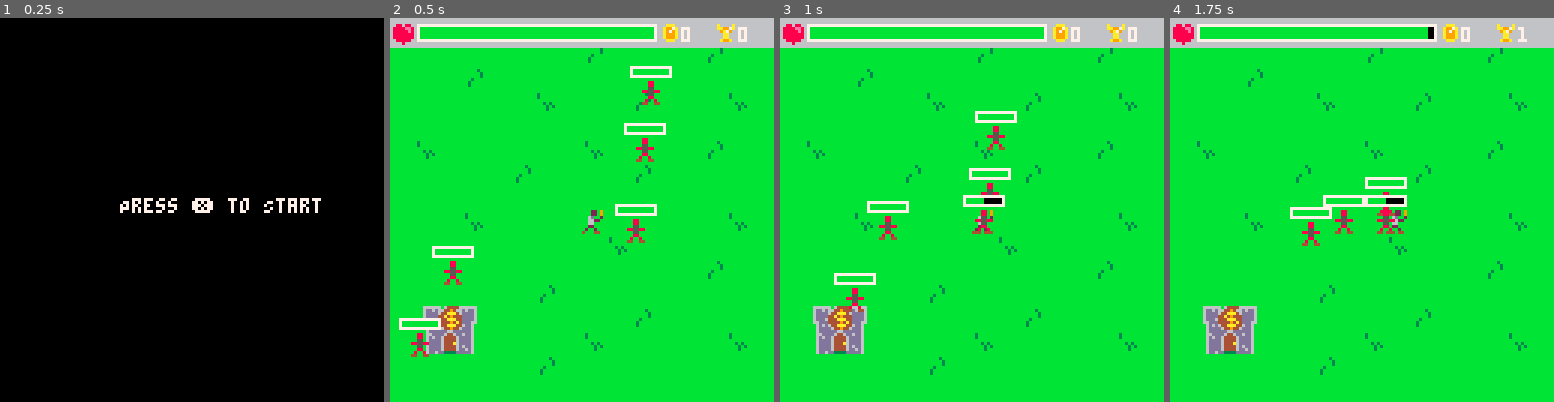
Above: before the commit, frames 1-4 (left to right).
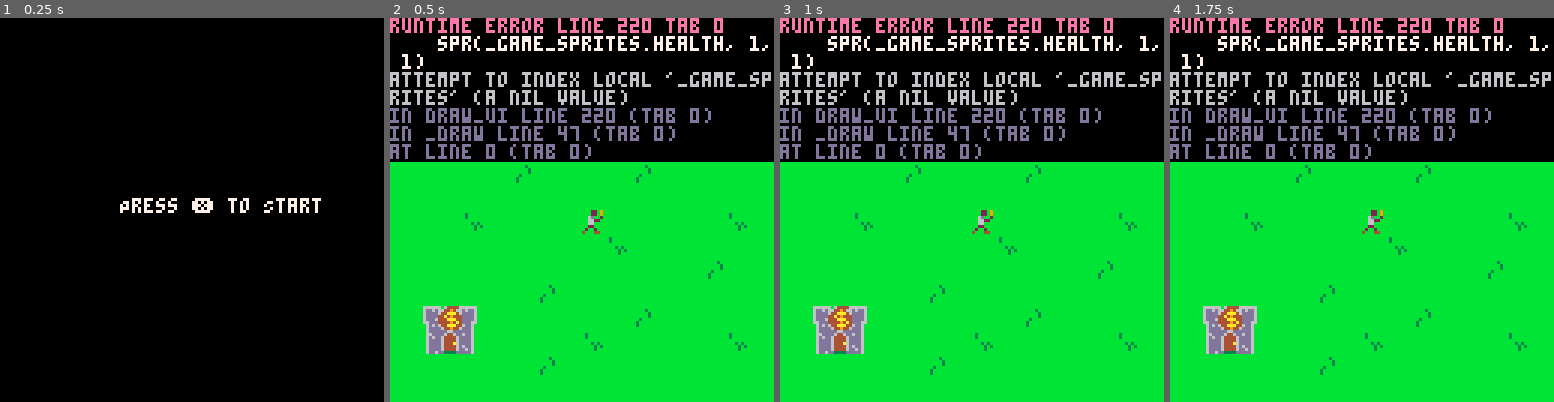
Above: after the commit, the same moments.

Repository: PancakedRivet/last-minute-hero
Game: PICO-8 cartridge last-minute-hero.p8
The game is run twice, just before and just after one commit, with the same random seed, the same clock (stepped at 60 frames per second) and the same inputs.
Inputs:
- Up to frame 1 (0.25 s): no input
- Up to frame 2 (0.5 s): tap X (X key) at 0.33 s
- Up to frame 3 (1 s): no input
- Up to frame 4 (1.75 s): tap X (X key) at 1.07 s; hold Right from 1.6 s (still down)

Frame 1 is identical in both runs. In frame 2, 38% of the frame differs, in the area x 0-100%, y 0-89%; in frame 3, 39%; in frame 4, 39%, in the area x 0-100%, y 0-60%.
Error after the commit: runtime error line 220 tab 0; spr(_game_sprites.health, 1, 1); attempt to index local '_game_sprites' (a nil value)

Commit message:
Formatting

Diff:
--- a/main.lua
+++ b/main.lua
@@ -1,57 +1,57 @@
 function _init()
- -- Initialization code here
- game_state = game_states.new_game
- game_duration_max_secs = 60
- game_tick = 0
- game_fps = 30
- max_enemies = 5
- enemies = {}
- coins = {}
+    -- Initialization code here
+    game_state = game_states.new_game
+    game_duration_max_secs = 60
+    game_tick = 0
+    game_fps = 30
+    max_enemies = 5
+    enemies = {}
+    coins = {}
 end
 
 function _update()
- -- Update logic here
- if game_state == game_states.new_game or game_state == game_states.game_over then
-    if btnp(❎) then
-        new_game()
+    -- Update logic here
+    if game_state == game_states.new_game or game_state == game_states.game_over then
+        if btnp(❎) then
+            new_game()
+        end
     end
- end
- if game_state == game_states.playing then
-    game_tick += 1
-    if game_tick % game_fps == 0 then
-        player.score += 1
-        timer_health_tick(player, game_duration_max_secs)
+    if game_state == game_states.playing then
+        game_tick += 1
+        if game_tick % game_fps == 0 then
+            player.score += 1
+            timer_health_tick(player, game_duration_max_secs)
+        end
+        if player.health <= 0 then
+            game_state = game_states.game_over
+        end
+        update_position(player)
+        update_enemies()
+        update_attack(player)
     end
-    if player.health <= 0 then
-       game_state = game_states.game_over
-    end
-    update_position(player)
-    update_enemies()
-    update_attack(player)
- end
 end
 
 function _draw()
- cls()
- if game_state == game_states.new_game then
-    print("Press ❎ to Start", 40, 60, 7)
-    return
- end
- if game_state == game_states.game_over then
-    print("Game Over!", 50, 60, 8)
-    return
- end
- if game_state == game_states.playing then
-    map()
-    draw_player(player)
-    draw_ui()
-    -- Draw enemies
-    for enemy in all(enemies) do
-        draw_status_bar(enemy.health, enemy.max_health, enemy.x - 3, enemy.y - 5, 11, 1)
-        spr(game_sprites.enemy, enemy.x, enemy.y)
+    cls()
+    if game_state == game_states.new_game then
+        print("Press ❎ to Start", 40, 60, 7)
+        return
     end
-    for coin in all(coins) do
-        spr(coin.sp, coin.x, coin.y)
+    if game_state == game_states.game_over then
+        print("Game Over!", 50, 60, 8)
+        return
     end
- end
+    if game_state == game_states.playing then
+        map()
+        draw_player(player)
+        draw_ui(player)
+        -- Draw enemies
+        for enemy in all(enemies) do
+            draw_status_bar(enemy.health, enemy.max_health, enemy.x - 3, enemy.y - 5, 11, 1)
+            spr(game_sprites.enemy, enemy.x, enemy.y)
+        end
+        for coin in all(coins) do
+            spr(coin.sp, coin.x, coin.y)
+        end
+    end
 end
--- a/scripts/enemy.lua
+++ b/scripts/enemy.lua
@@ -23,13 +23,13 @@
     local enemy_x = ceil(rnd() * 120)
     local enemy_y = ceil(rnd() * 110) + 10
     local enemy = {
-        x=enemy_x,
-        y=enemy_y,
-        health=20,
-        max_health=20,
-        speed=1,
-        attack=1,
-        attacked=false
+        x = enemy_x,
+        y = enemy_y,
+        health = 20,
+        max_health = 20,
+        speed = 1,
+        attack = 1,
+        attacked = false
     }
     return enemy
 end
--- a/scripts/game.lua
+++ b/scripts/game.lua
@@ -15,21 +15,3 @@
     player = new_player()
     game_state = game_states.playing
 end
-
-function draw_status_bar(_current_value, _max_value, _x, _y, _width, _height)
- local bar_ratio = _current_value / _max_value
- local filled_width = flr(_width * bar_ratio)
- local border_width = 1
-
- local bar_color = 11 -- Green by default
- if bar_ratio < 0.5 then
-    bar_color = 10 -- Yellow
- end
- if bar_ratio < 0.2 then
-    bar_color = 8 -- Red
- end
-
- rectfill(_x, _y, _x + _width + (2 * border_width), _y + _height + (2 * border_width), 7) -- Background Edge
- rectfill(_x + border_width, _y + border_width, _x + _width + border_width, _y + _height + border_width, 0) -- Background
- rectfill(_x + border_width, _y + border_width, _x + filled_width + border_width, _y + _height + border_width, bar_color) -- Filled part
-end
--- a/scripts/player.lua
+++ b/scripts/player.lua
@@ -1,21 +1,21 @@
 function new_player()
     local player = {
-        sp=1,
-        x=64,
-        y=64,
-        sp_flipx=false,
-        sp_flipy=false,
-        speed=2,
-        health=60,
-        max_health=60,
-        attack=10,
-        attack_tick=0,
-        attack_tick_max=15,
-        attack_tick_start=10,
-        attack_tick_end=5,
-        defense=5,
-        score=0,
-        coins=0
+        sp = 1,
+        x = 64,
+        y = 64,
+        sp_flipx = false,
+        sp_flipy = false,
+        speed = 2,
+        health = 60,
+        max_health = 60,
+        attack = 10,
+        attack_tick = 0,
+        attack_tick_max = 15,
+        attack_tick_start = 10,
+        attack_tick_end = 5,
+        defense = 5,
+        score = 0,
+        coins = 0
     }
     return player
 end
@@ -26,31 +26,31 @@
     local min_pos_x = -2
     local min_pos_y = 10
 
- if btn(⬅️) then
-    if _player.x - _player.speed > min_pos_x then
-     _player.x -= _player.speed
+    if btn(⬅️) then
+        if _player.x - _player.speed > min_pos_x then
+            _player.x -= _player.speed
+        end
+        _player.sp_flipx = true
     end
-  _player.sp_flipx = true
- end
 
- if btn(➡️) then
-    if _player.x + _player.speed < max_pos_x then
-        _player.x += _player.speed
+    if btn(➡️) then
+        if _player.x + _player.speed < max_pos_x then
+            _player.x += _player.speed
+        end
+        _player.sp_flipx = false
     end
-  _player.sp_flipx = false
- end
 
- if btn(⬆️) then
-    if _player.y - _player.speed > min_pos_y then
-        _player.y -= _player.speed
+    if btn(⬆️) then
+        if _player.y - _player.speed > min_pos_y then
+            _player.y -= _player.speed
+        end
     end
- end
 
- if btn(⬇️) then
-    if _player.y + _player.speed < max_pos_y then
-        _player.y += _player.speed
+    if btn(⬇️) then
+        if _player.y + _player.speed < max_pos_y then
+            _player.y += _player.speed
+        end
     end
- end
 end
 
 function update_attack(_player)
@@ -72,7 +72,7 @@
                         enemy.attacked = true
                         if enemy.health <= 0 then
                             del(enemies, enemy)
-                            add(coins, {x=enemy.x, y=enemy.y, sp=game_sprites.coin}) -- Spawn a coin where the enemy died
+                            add(coins, { x = enemy.x, y = enemy.y, sp = game_sprites.coin }) -- Spawn a coin where the enemy died
                             _player.score += 1
                         end
                     end
@@ -92,7 +92,7 @@
 end
 
 function draw_player(_player)
- spr(_player.sp, _player.x, _player.y, 1, 1, _player.sp_flipx, _player.sp_flipy)
+    spr(_player.sp, _player.x, _player.y, 1, 1, _player.sp_flipx, _player.sp_flipy)
 end
 
 function timer_health_tick(_player, _game_duration_max_secs)
--- a/scripts/ui.lua
+++ b/scripts/ui.lua
@@ -1,12 +1,36 @@
-function draw_ui()
-    rectfill(0, 0, 128, 9, 6) -- UI Background
-    draw_status_bar(player.health, player.max_health, 9, 2, 77, 3)
+-- The main UI with health, coins and score
+function draw_ui(_player, _game_sprites)
+    rectfill(0, 0, 128, 9, 6)
+    -- UI Background
+    draw_status_bar(_player.health, _player.max_health, 9, 2, 77, 3)
     -- Health sprite in top left corner
-    spr(game_sprites.health, 1, 1)
+    spr(_game_sprites.health, 1, 1)
     -- Coin UI
-    spr(game_sprites.coin, 90, 1)
-    print(player.coins, 97, 3, 7)
+    spr(_game_sprites.coin, 90, 1)
+    print(_player.coins, 97, 3, 7)
     -- Score UI
-    spr(game_sprites.score, 108, 1)
-    print(player.score, 116, 3, 7)
+    spr(_game_sprites.score, 108, 1)
+    print(_player.score, 116, 3, 7)
 end
+
+function draw_status_bar(_current_value, _max_value, _x, _y, _width, _height)
+    local bar_ratio = _current_value / _max_value
+    local filled_width = flr(_width * bar_ratio)
+    local border_width = 1
+
+    local bar_color = 11
+    -- Green by default
+    if bar_ratio < 0.5 then
+        bar_color = 10 -- Yellow
+    end
+    if bar_ratio < 0.2 then
+        bar_color = 8 -- Red
+    end
+
+    rectfill(_x, _y, _x + _width + (2 * border_width), _y + _height + (2 * border_width), 7)
+    -- Background Edge
+    rectfill(_x + border_width, _y + border_width, _x + _width + border_width, _y + _height + border_width, 0)
+    -- Background
+    rectfill(_x + border_width, _y + border_width, _x + filled_width + border_width, _y + _height + border_width, bar_color)
+    -- Filled part
+end
